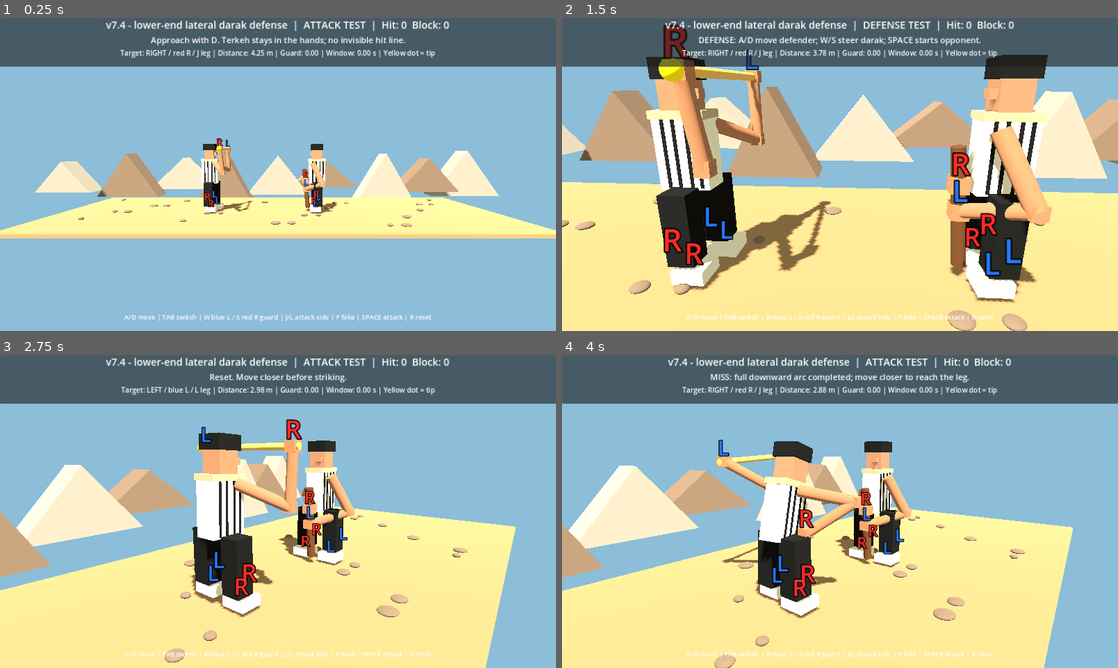
Above: before the commit, frames 1-4 (two rows, left to right).
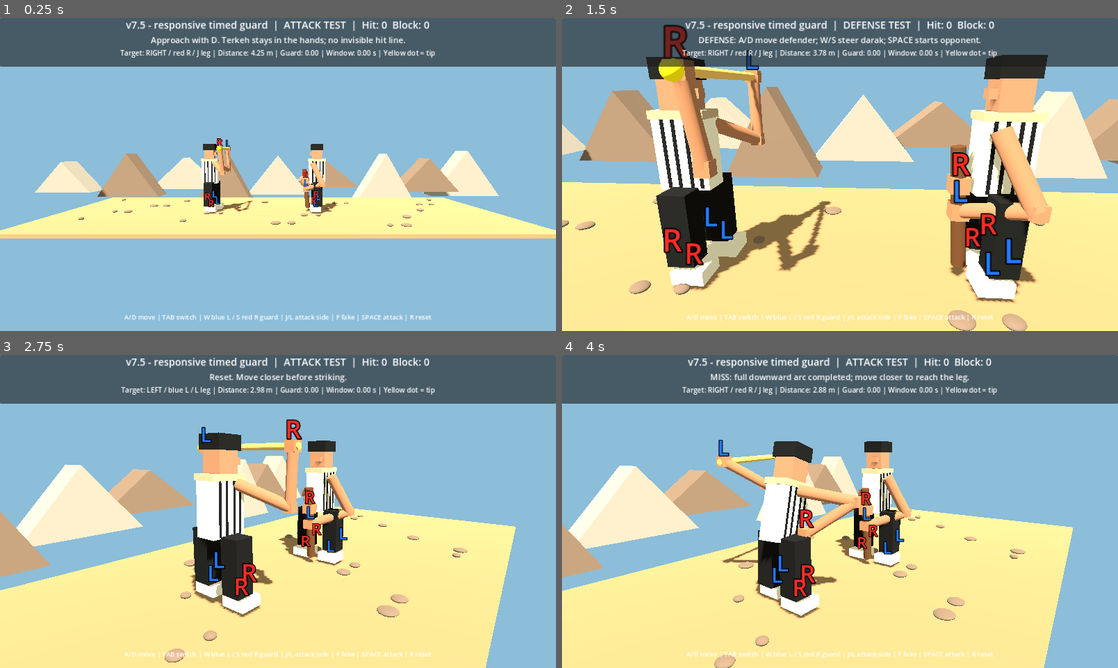
Above: after the commit, the same moments.

Repository: vahidainima-prog/tarke-darak-game
Game: Godot game, scene res://main.tscn
Same seed, same stepped clock (60 frames per second), same inputs: the game is played once before the commit and once after it.
Inputs:
- Up to frame 1 (0.25 s): no input
- Up to frame 2 (1.5 s): tap Enter at 0.5 s; hold D 0.53-1.28 s; tap C at 0.6 s; tap Space at 0.77 s; hold S from 1.28 s (still down); tap Tab at 1.35 s
- Up to frame 3 (2.75 s): tap Space at 1.52 s; tap W at 2 s; release S at 2.03 s; hold D from 2.03 s (still down); tap R at 2.1 s
- Up to frame 4 (4 s): release D at 2.78 s; hold W 2.78-3.53 s; tap J at 2.85 s; tap Space at 3.02, 3.77 s; hold A from 3.53 s (still down); tap L at 3.6 s

The runs differ from the first frame. In frame 1, 0.9% of the frame differs, in the area x 19-81%, y 0-5%; in frame 2, 1.0%, in the area x 18-82%, y 0-5%; in frame 3, 0.9%; in frame 4, 0.9%.

Commit message:
Speed up guard response, tune lower tip reach and extend active defense window

Diff:
--- a/tarke_darak_godot_v2/main.gd
+++ b/tarke_darak_godot_v2/main.gd
@@ -2,7 +2,7 @@
 
 # Godot 4.x — visual mechanics test. Side camera looks along -Z.
 # Feint depth: negative Z is BEHIND the attacker; positive Z is IN FRONT.
-const BUILD_LABEL := "v7.4 - lower-end lateral darak defense"
+const BUILD_LABEL := "v7.5 - responsive timed guard"
 const DEF_X := 1.55
 const MIN_X := -4.7
 const MAX_X := 0.35
@@ -377,8 +377,8 @@
 				if defending and guard_cooldown <= 0.0:
 					guard_side = 1 if event.keycode == KEY_W else -1
 					guard_target = float(guard_side)
-					guard_window = 0.42
-					guard_cooldown = 0.60
+					guard_window = 0.58
+					guard_cooldown = 0.48
 					say("Darak: LEFT / blue L" if guard_side > 0 else "Darak: RIGHT / red R")
 			KEY_SPACE:
 				if swing < 0.0 and recovery < 0.0 and opponent_delay < 0.0 and fake_timer <= 0.0:
@@ -471,8 +471,8 @@
 	var side := guard_shift
 	# Hands stay near the upper grip; the LOWER tip sweeps outward
 	# across the targeted shin, directly into the incoming strike lane.
-	var bottom := Vector3(defender_x - 0.35, 0.12, side * 0.88)
-	var top := Vector3(defender_x - 0.50, 1.67, side * 0.10)
+	var bottom := Vector3(defender_x - 0.35, 0.12, side * 0.67)
+	var top := Vector3(defender_x - 0.50, 1.67, side * 0.06)
 	var endpoints: Array[Vector3] = [bottom, top]
 	return endpoints
 
@@ -647,7 +647,7 @@
 		if guard_window <= 0.0:
 			guard_target = 0.0
 		# Critically damped hand-guided guard: the staff follows, never detaches.
-		var omega := 9.0
+		var omega := 32.0 if guard_window > 0.0 else 14.0
 		# Exact critically damped spring step for constant target; stable across frame rates.
 		var error := guard_shift - guard_target
 		var decay := exp(-omega * delta)
